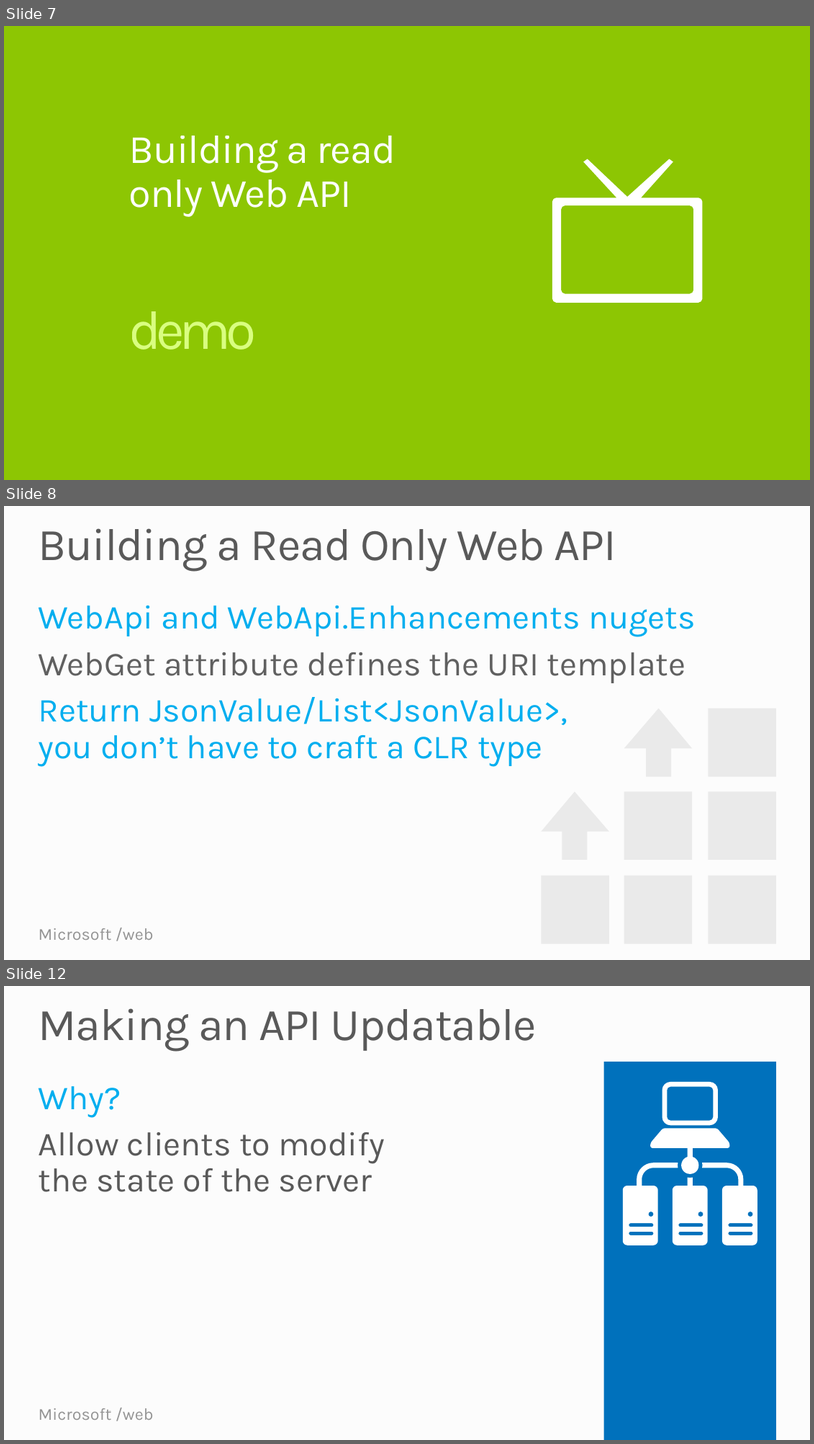
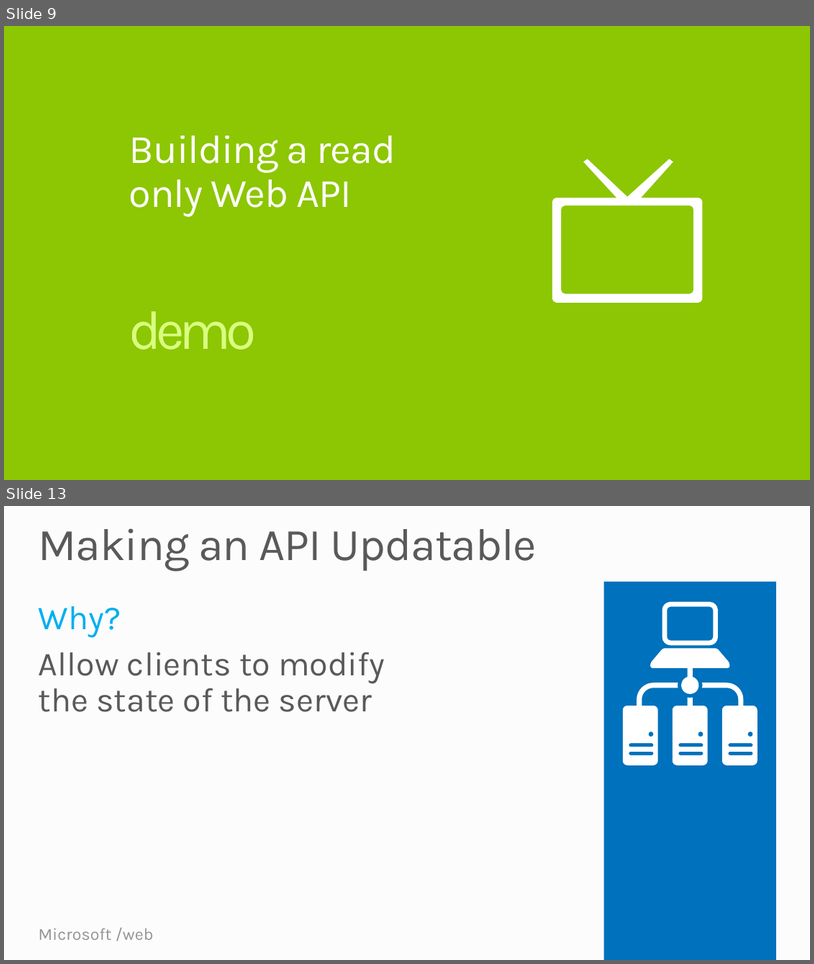
Before and after one commit to Microsoft-Web/WebTK-Presentations, a slide deck: AddingWebApiToASPNETSite/AddingWebApiToASPNETSite.pptx. Shown one above the other, each under a label of ours: slides 7, 8 and 12 before the commit, slides 9 and 13 after it; the slides between them are not shown. The pictures are 814x1444 and 814x964 pixels, drawn with LibreOffice and Linux fonts; fonts in the diff are those of the drawing. Boxes give left, top, right and bottom in pixels: in the first picture for what was removed or moved away, otherwise in the second. Text is boxed around its words. In the diff, an @@ line names an element or a change of style, - is before the commit and + after.

```diff
--- a/AddingWebApiToASPNETSite/AddingWebApiToASPNETSite.pptx
+++ b/AddingWebApiToASPNETSite/AddingWebApiToASPNETSite.pptx
@@ slide 8 removed at [4, 506, 810, 960], background #FCFCFC; not listed: 2 template elements that a slide beside it also shows @@
@@ title removed at [39, 528, 616, 571] @@
-Building a Read Only Web API
@@ text removed at [39, 605, 696, 766] @@
-WebApi and WebApi.Enhancements nugets
-WebGet attribute defines the URI template
-Return JsonValue/List<JsonValue>,
-you don’t have to craft a CLR type
@@ freeform shape removed at [541, 708, 777, 943] @@
@@ what was slide 7 is now slide 9 @@
@@ what was slide 12 is now slide 13 @@
```
Also in this commit, not shown: 1 slide changed, 6 slides added, 6 other slides removed.
